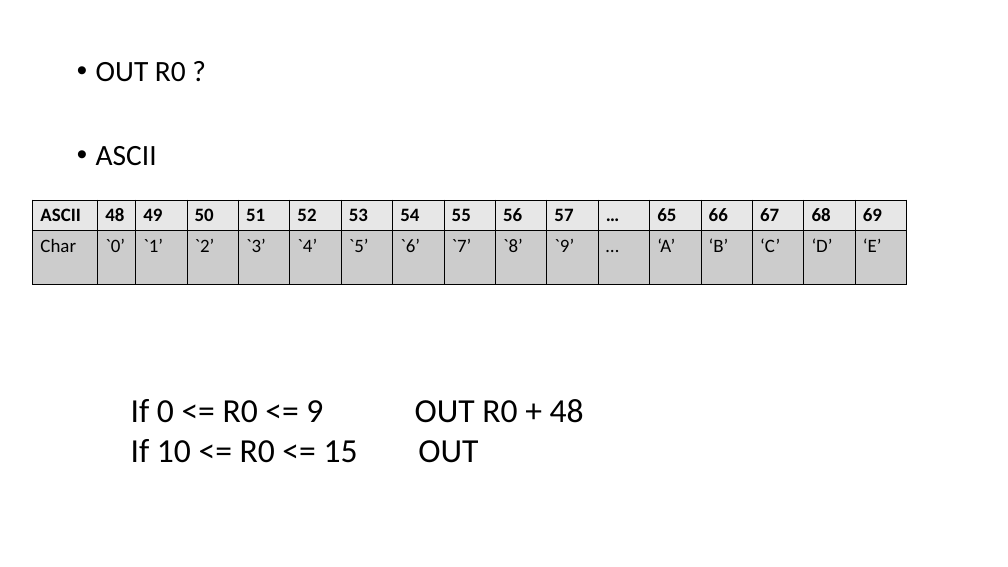
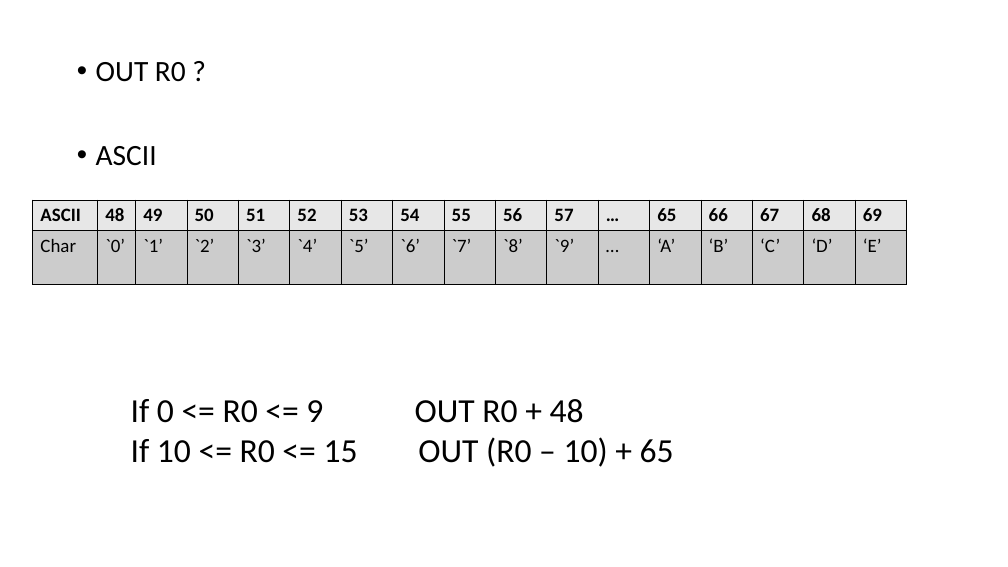
Before and after one commit to IouJenLiu/ece220_lab, a slide deck: slide 7 of lab1.pptx. Drawn at 1008x567 pixels with LibreOffice and Linux fonts; fonts in the diff are those of the drawing. Boxes give left, top, right and bottom in pixels: in the first picture for what was removed or moved away, otherwise in the second. Text is boxed around its words. In the diff, an @@ line names an element or a change of style, - is before the commit and + after.

```diff
--- a/lab1.pptx
+++ b/lab1.pptx
@@ text at <box>131,400,674,467</box>: text colour #FFFFFF to #000000 in "(R0 – 10) + 65" @@
```
Also in this commit, not shown: 2 other slides changed.
